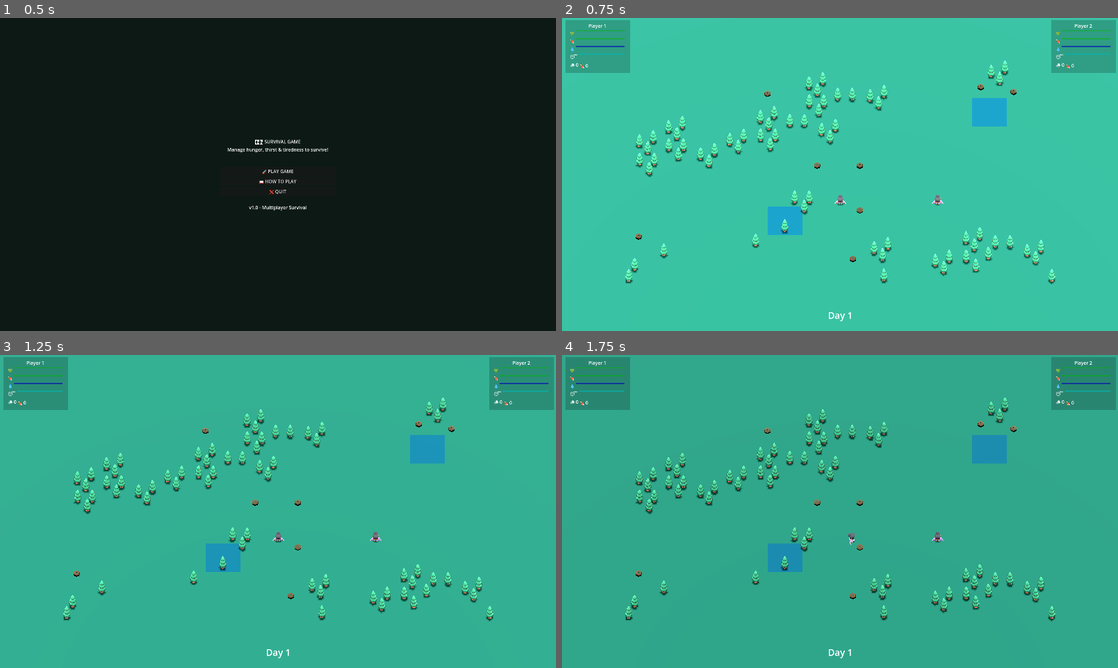
Above: before the commit, frames 1-4 (two rows, left to right).
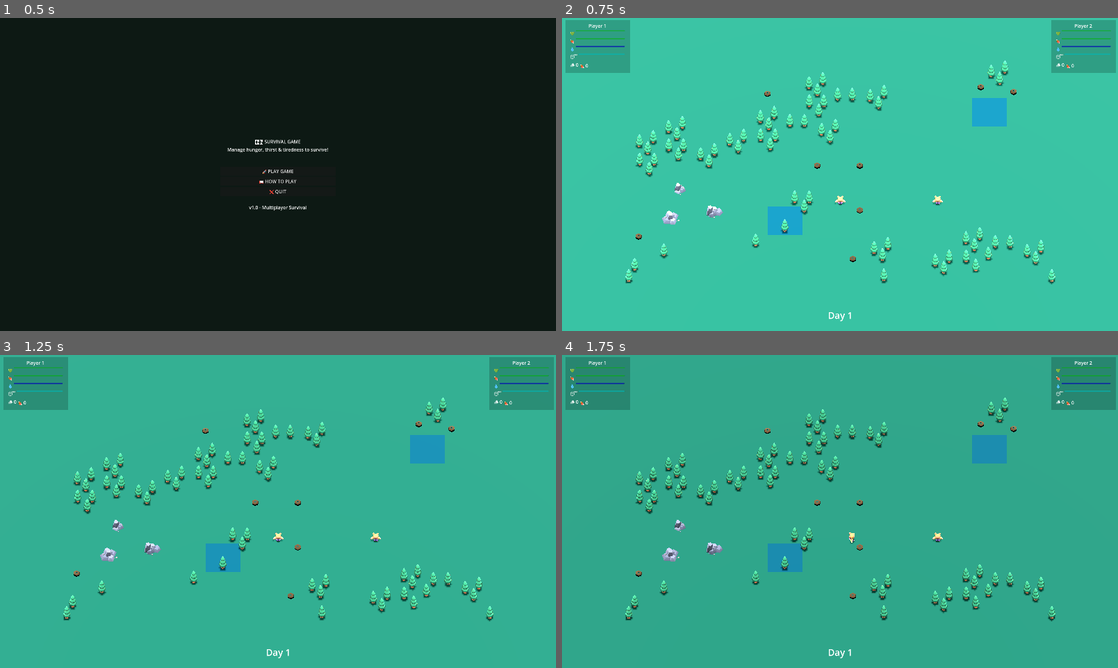
Above: after the commit, the same moments.

Repository: dp-lewis/hands-off-my-berries
Game: Godot game, scene res://ui/main_menu.tscn
Same seed, same stepped clock (60 frames per second), same inputs: the game is played once before the commit and once after it.
Inputs (mouse positions are in pixels of both pictures, inside the frame that each line leads up to):
- Up to frame 1 (0.5 s): no input
- Up to frame 2 (0.75 s): click "🚀 PLAY GAME" at 0.5 s
- Up to frame 3 (1.25 s): no input
- Up to frame 4 (1.75 s): tap Enter (ui_accept) at 1.25, 1.52 s; move the mouse to (962, 495) at 1.27 s; hold Right (ui_right) from 1.28 s (still down); tap E (p2_action) at 1.35 s; click (962, 495) at 1.42 s

Frame 1 is identical in both runs. In frame 2, 0.3% of the frame differs, in the area x 18-69%, y 52-66%; in frame 3, 0.3%; in frame 4, 0.3%.

Commit message:
feat: Replace character female A with character female B and add new rock models

Diff:
--- a/levels/level-test.tscn
+++ b/levels/level-test.tscn
@@ -1,10 +1,13 @@
-[gd_scene load_steps=9 format=3 uid="uid://woxo7m8qhipo"]
+[gd_scene load_steps=12 format=3 uid="uid://woxo7m8qhipo"]
 
 [ext_resource type="Script" uid="uid://cjodfbct1ml6h" path="res://systems/simple_game_manager.gd" id="1_onwf1"]
 [ext_resource type="PackedScene" uid="uid://dhycgw31gv2xr" path="res://scenes/players/player.tscn" id="1_voxel"]
 [ext_resource type="PackedScene" uid="uid://b8b3dbuxtoblb" path="res://models/kenney-survival-kit/tree.tscn" id="2_awkes"]
 [ext_resource type="PackedScene" uid="uid://cs05wsnjh4clr" path="res://models/kenney_nature-kit/crop_pumpkin.tscn" id="4_53nj4"]
 [ext_resource type="PackedScene" uid="uid://cjdyrlh8hqxh6" path="res://models/placeholder/water.tscn" id="5_water"]
+[ext_resource type="PackedScene" uid="uid://cw72ssrptg1wb" path="res://models/kenney-survival-kit/rock_a.tscn" id="6_sol08"]
+[ext_resource type="PackedScene" uid="uid://c5gykgajyqii4" path="res://models/kenney-survival-kit/rock_b.tscn" id="7_png10"]
+[ext_resource type="PackedScene" uid="uid://cdtjegbot0vby" path="res://models/kenney-survival-kit/rock_c.tscn" id="8_xofuj"]
 
 [sub_resource type="Environment" id="Environment_brxo2"]
 ambient_light_source = 2
@@ -300,3 +303,12 @@
 
 [node name="water2" parent="." instance=ExtResource("5_water")]
 transform = Transform3D(1, 0, 0, 0, 1, 0, 0, 0, 1, 21.4701, 0, -15.9634)
+
+[node name="rock-a2" parent="." instance=ExtResource("6_sol08")]
+transform = Transform3D(1, 0, 0, 0, 1, 0, 0, 0, 1, -22.9855, 0, -2.35383)
+
+[node name="rock-b2" parent="." instance=ExtResource("7_png10")]
+transform = Transform3D(1, 0, 0, 0, 1, 0, 0, 0, 1, -24.5475, 0, 2.58771)
+
+[node name="rock-c2" parent="." instance=ExtResource("8_xofuj")]
+transform = Transform3D(1, 0, 0, 0, 1, 0, 0, 0, 1, -18.0786, 0, 1.75023)
--- a/models/kenney-mini-characters/character_female_a.tscn
+++ /dev/null
@@ -1,12 +0,0 @@
-[gd_scene load_steps=2 format=3 uid="uid://cnb87r6ywpk42"]
-
-[ext_resource type="PackedScene" uid="uid://d3lbeh2bjvw7r" path="res://models/kenney-mini-characters/character-female-a.glb" id="1_l0y3h"]
-
-[node name="character-female-a2" instance=ExtResource("1_l0y3h")]
-
-[node name="character-female-a" parent="." index="0"]
-transform = Transform3D(2, 0, 0, 0, 2, 0, 0, 0, 2, 0, 0, 0)
-
-[node name="Skeleton3D" parent="character-female-a" index="0"]
-bones/4/rotation = Quaternion(0, 0, -0.382683, 0.92388)
-bones/5/rotation = Quaternion(0, 0, 0.382683, 0.92388)
--- /dev/null
+++ b/models/kenney-mini-characters/character_female_b.tscn
@@ -0,0 +1,5 @@
+[gd_scene load_steps=2 format=3 uid="uid://cawmv1f1p42g6"]
+
+[ext_resource type="PackedScene" uid="uid://clf02bbds6gdo" path="res://models/kenney-mini-characters/character-female-b.glb" id="1_3hbj0"]
+
+[node name="character-female-b2" instance=ExtResource("1_3hbj0")]
--- /dev/null
+++ b/models/kenney-survival-kit/rock_a.tscn
@@ -0,0 +1,17 @@
+[gd_scene load_steps=3 format=3 uid="uid://cw72ssrptg1wb"]
+
+[ext_resource type="PackedScene" uid="uid://c2xgbj1xvsfab" path="res://models/kenney-survival-kit/rock-a.glb" id="1_ptj42"]
+
+[sub_resource type="SphereShape3D" id="SphereShape3D_ptj42"]
+radius = 0.868199
+
+[node name="rock-a2" instance=ExtResource("1_ptj42")]
+
+[node name="rock-a" parent="." index="0"]
+transform = Transform3D(3, 0, 0, 0, 3, 0, 0, 0, 3, 0, 0, 0)
+
+[node name="StaticBody3D" type="StaticBody3D" parent="." index="1"]
+
+[node name="CollisionShape3D" type="CollisionShape3D" parent="StaticBody3D" index="0"]
+transform = Transform3D(1, 0, 0, 0, 1, 0, 0, 0, 1, -0.114746, 0.280645, 0.214355)
+shape = SubResource("SphereShape3D_ptj42")
--- /dev/null
+++ b/models/kenney-survival-kit/rock_b.tscn
@@ -0,0 +1,16 @@
+[gd_scene load_steps=3 format=3 uid="uid://c5gykgajyqii4"]
+
+[ext_resource type="PackedScene" uid="uid://bvm2ixwa6r8gq" path="res://models/kenney-survival-kit/rock-b.glb" id="1_o2ccx"]
+
+[sub_resource type="SphereShape3D" id="SphereShape3D_o2ccx"]
+radius = 1.11748
+
+[node name="rock-b2" instance=ExtResource("1_o2ccx")]
+
+[node name="rock-b" parent="." index="0"]
+transform = Transform3D(3, 0, 0, 0, 3, 0, 0, 0, 3, 0, 0, 0)
+
+[node name="StaticBody3D" type="StaticBody3D" parent="." index="1"]
+
+[node name="CollisionShape3D" type="CollisionShape3D" parent="StaticBody3D" index="0"]
+shape = SubResource("SphereShape3D_o2ccx")
--- /dev/null
+++ b/models/kenney-survival-kit/rock_c.tscn
@@ -0,0 +1,17 @@
+[gd_scene load_steps=3 format=3 uid="uid://cdtjegbot0vby"]
+
+[ext_resource type="PackedScene" uid="uid://o4jrfyf8p0mg" path="res://models/kenney-survival-kit/rock-c.glb" id="1_t8odv"]
+
+[sub_resource type="SphereShape3D" id="SphereShape3D_t8odv"]
+radius = 1.11238
+
+[node name="rock-c2" instance=ExtResource("1_t8odv")]
+
+[node name="rock-c" parent="." index="0"]
+transform = Transform3D(3, 0, 0, 0, 3, 0, 0, 0, 3, 0, 0, 0)
+
+[node name="StaticBody3D" type="StaticBody3D" parent="." index="1"]
+
+[node name="CollisionShape3D" type="CollisionShape3D" parent="StaticBody3D" index="0"]
+transform = Transform3D(1, 0, 0, 0, 1, 0, 0, 0, 1, 0, 0.255132, 0)
+shape = SubResource("SphereShape3D_t8odv")
--- a/scenes/players/player.tscn
+++ b/scenes/players/player.tscn
@@ -1,7 +1,7 @@
 [gd_scene load_steps=5 format=3 uid="uid://dhycgw31gv2xr"]
 
 [ext_resource type="Script" uid="uid://bnvukd1g8cqw8" path="res://scenes/players/player.gd" id="1_plyga"]
-[ext_resource type="PackedScene" uid="uid://cnb87r6ywpk42" path="res://models/kenney-mini-characters/character_female_a.tscn" id="2_ldeu4"]
+[ext_resource type="PackedScene" uid="uid://cawmv1f1p42g6" path="res://models/kenney-mini-characters/character_female_b.tscn" id="3_kc87p"]
 [ext_resource type="Script" uid="uid://bg7kf7gk56mn0" path="res://components/resource_manager.gd" id="3_resource"]
 
 [sub_resource type="CapsuleShape3D" id="CapsuleShape3D_5iv5l"]
@@ -15,9 +15,8 @@
 transform = Transform3D(1, 0, 0, 0, 1, 0, 0, 0, 1, 0, 0.67764, 0)
 shape = SubResource("CapsuleShape3D_5iv5l")
 
-[node name="character-female-a2" parent="." instance=ExtResource("2_ldeu4")]
-
 [node name="ResourceManager" type="Node" parent="."]
 script = ExtResource("3_resource")
 
-[editable path="character-female-a2"]
+[node name="character-female-b2" parent="." instance=ExtResource("3_kc87p")]
+transform = Transform3D(2, 0, 0, 0, 2, 0, 0, 0, 2, 0, 0, 0)
Binary file removed: models/kenney-mini-characters/character-female-a.glb
Binary file added: models/kenney-mini-characters/character-female-b.glb
Not shown, added: models/kenney-mini-characters/character-female-b.glb.import
Binary file added: models/kenney-survival-kit/rock-a.glb
Not shown, added: models/kenney-survival-kit/rock-a.glb.import
Binary file added: models/kenney-survival-kit/rock-b.glb
Not shown, changed: models/kenney-survival-kit/rock-b.glb.import
Binary file added: models/kenney-survival-kit/rock-c.glb
Not shown, added: models/kenney-survival-kit/rock-c.glb.import
